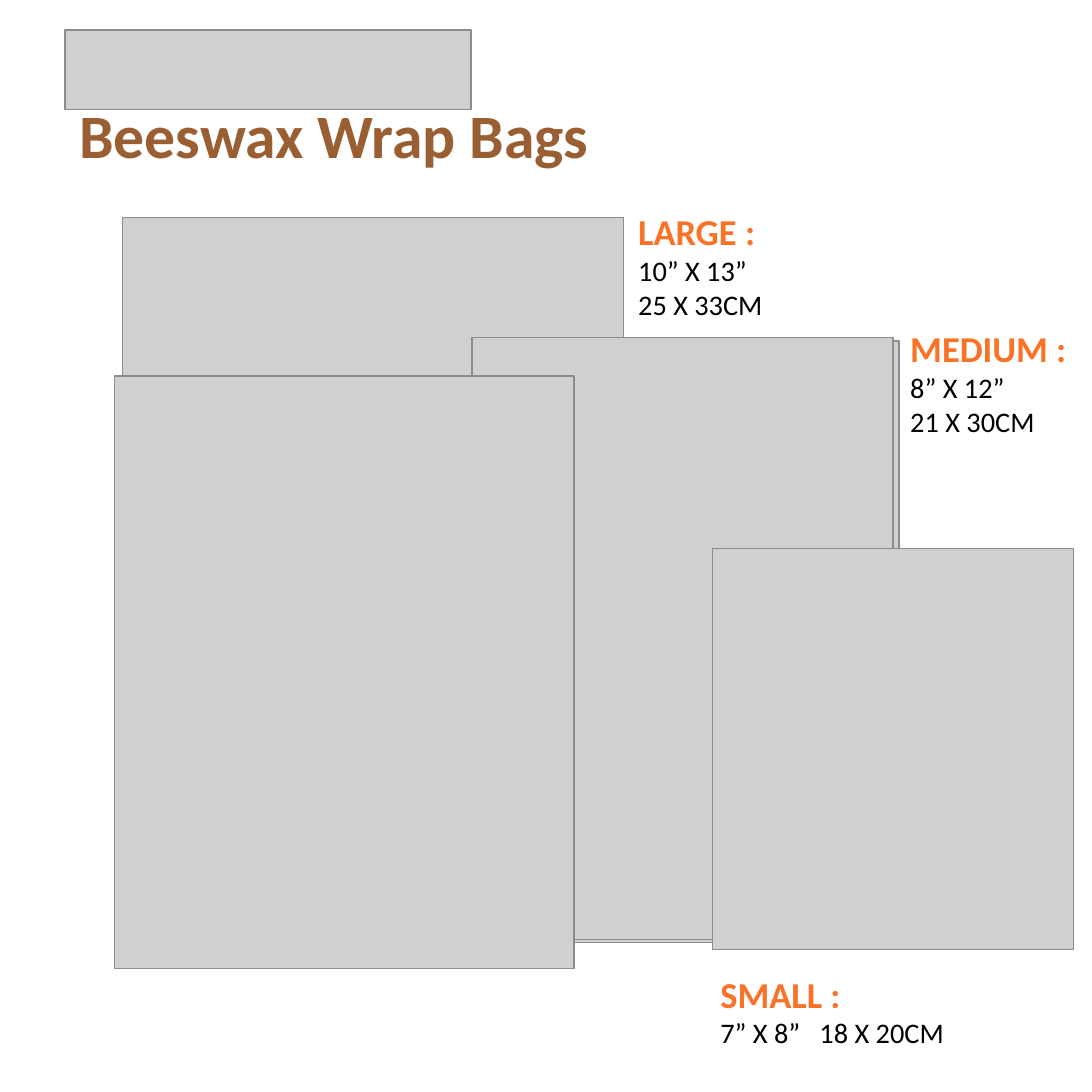
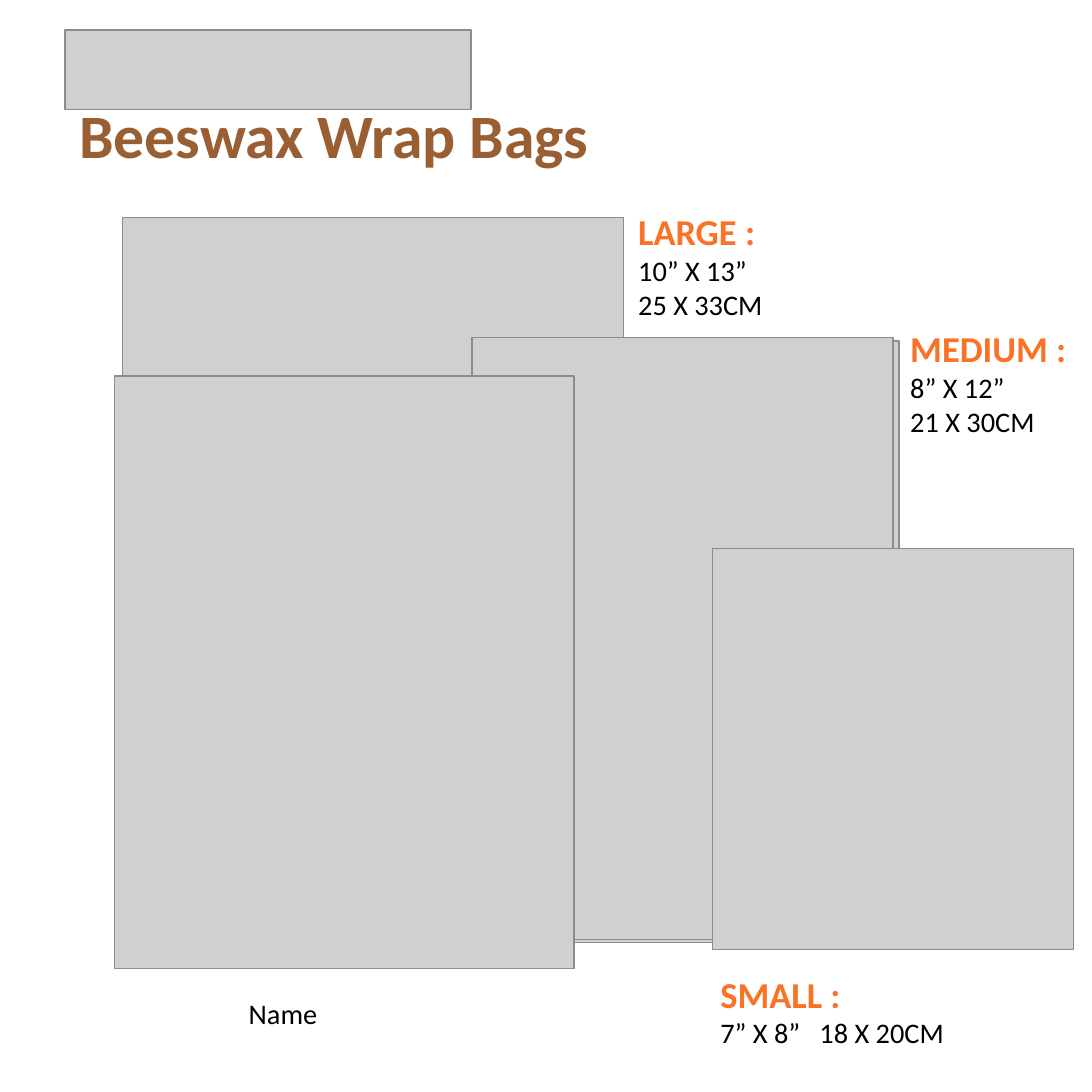
Before and after one commit to Awinfredwa/DFHO_Tools, a slide deck: slide 1 of 蜂蜡袋/蜂蜡袋模版.pptx. Drawn at 1092x1092 pixels with LibreOffice and Linux fonts; fonts in the diff are those of the drawing; grey boxes stand for pictures. Boxes give left, top, right and bottom in pixels: in the first picture for what was removed or moved away, otherwise in the second. Text is boxed around its words. In the diff, an @@ line names an element or a change of style, - is before the commit and + after.

```diff
--- a/蜂蜡袋/蜂蜡袋模版.pptx
+++ b/蜂蜡袋/蜂蜡袋模版.pptx
@@ text added at (x1=249, y1=1005, x2=318, y2=1025), 14 pt, text #000000 @@
+Name
```
Also in this commit, not shown: 1 other slide changed, 13 other files.
